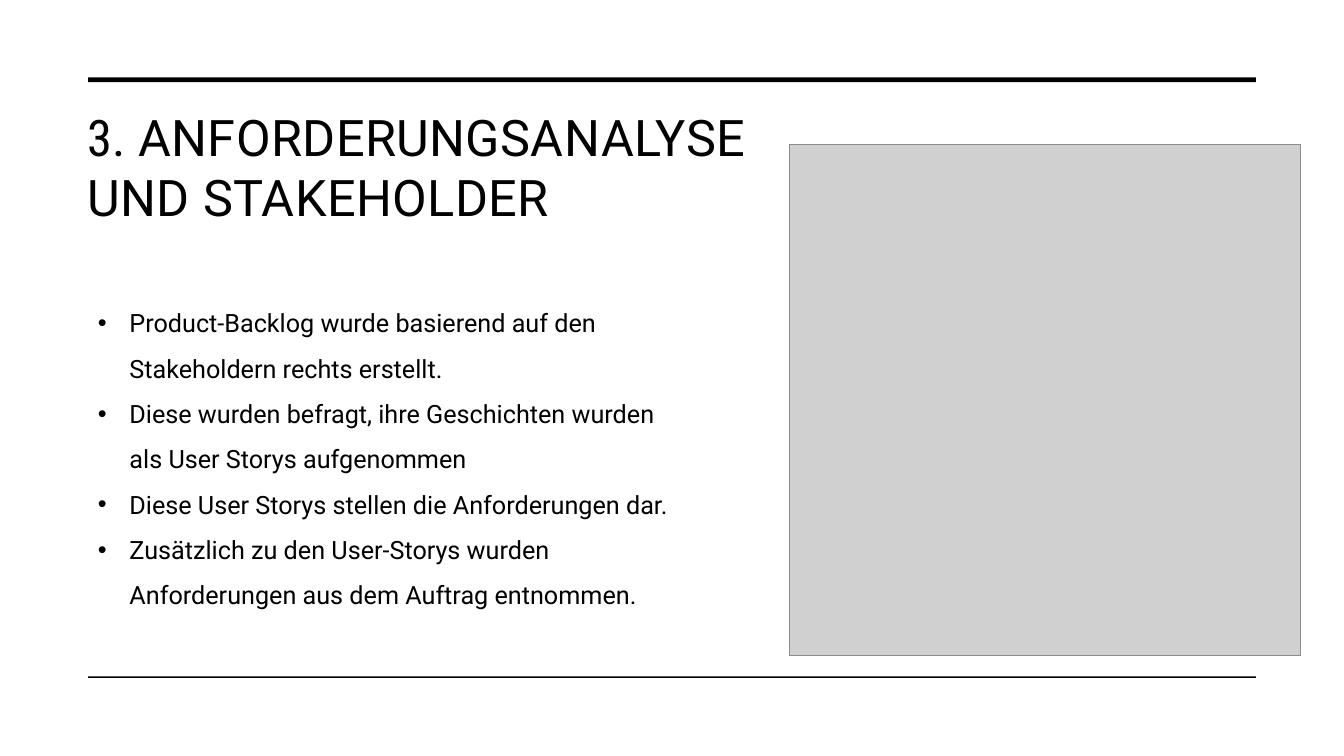
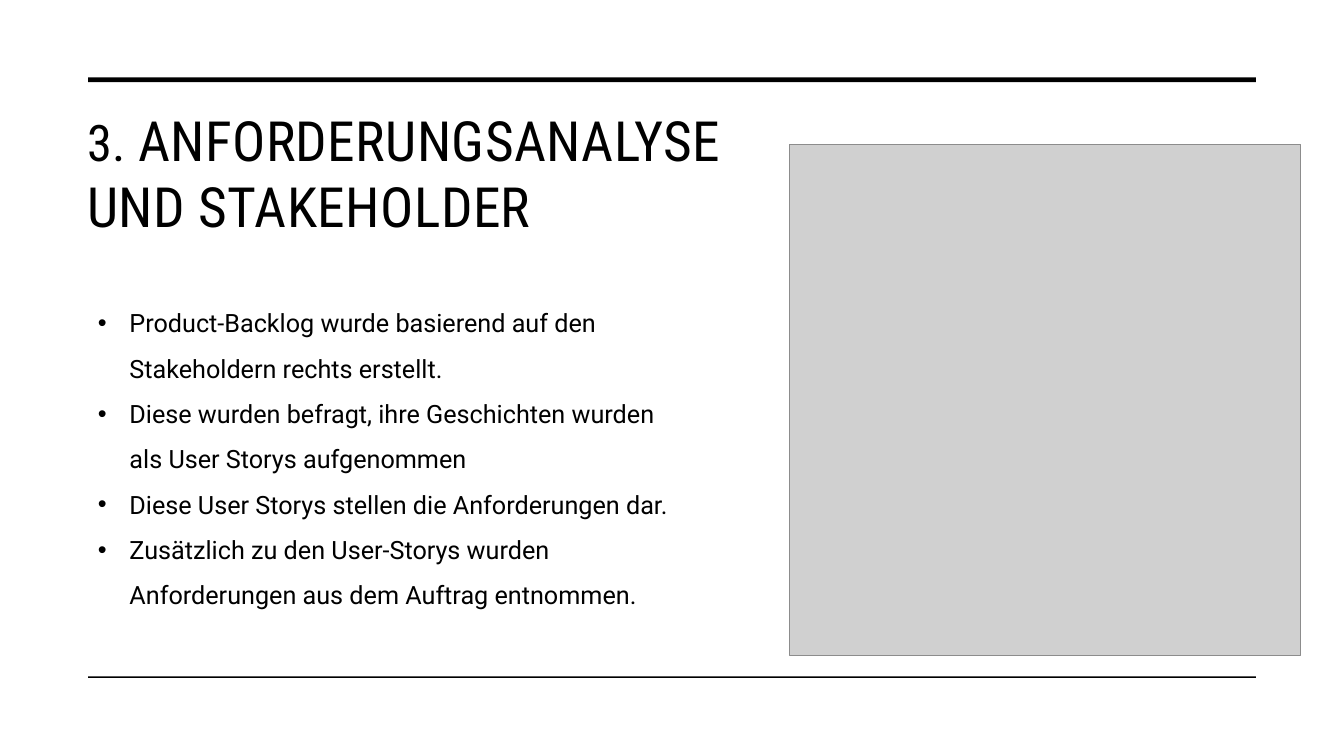
Before and after one commit to malu254/Eifrige-Otter-PM, a slide deck: slide 8 of Abgabe/Dokumentation/Präsentation.pptx (slide 11 before the commit). Drawn at 1344x756 pixels with LibreOffice and Linux fonts; fonts in the diff are those of the drawing; grey boxes stand for pictures. Boxes give left, top, right and bottom in pixels: in the first picture for what was removed or moved away, otherwise in the second. Text is boxed around its words. In the diff, an @@ line names an element or a change of style, - is before the commit and + after.

```diff
--- a/Abgabe/Dokumentation/Präsentation.pptx
+++ b/Abgabe/Dokumentation/Präsentation.pptx
@@ title "3. ANFORDERUNGSANALYSE UND STAKEHOLDER" at box(87, 121, 720, 228): size 36 to 39.6 pt, font Roboto to Roboto Condensed @@
```
Also in this commit, not shown: 16 other slides changed.
